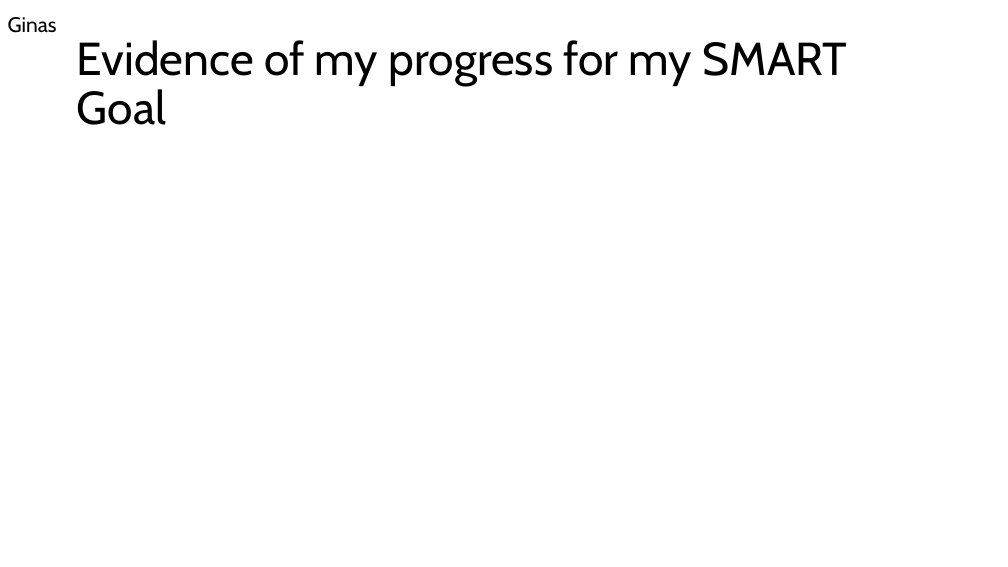
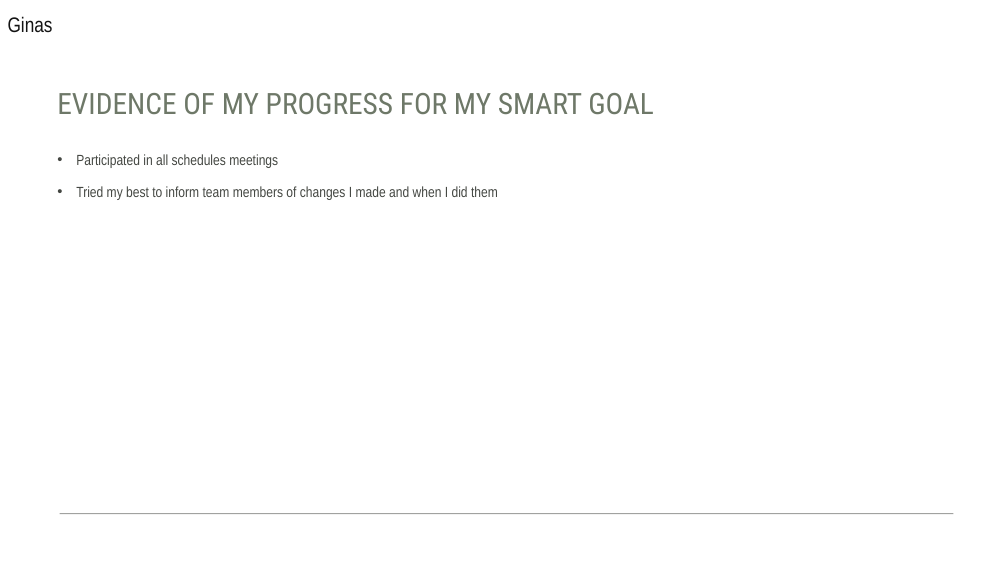
Before and after one commit to ginassadauskas/Project5Group1, a slide deck: slide 4 of peer assessment/interm peer assessment oct 26.pptx. Drawn at 1008x567 pixels with LibreOffice and Linux fonts; fonts in the diff are those of the drawing. Boxes give left, top, right and bottom in pixels: in the first picture for what was removed or moved away, otherwise in the second. Text is boxed around its words. In the diff, an @@ line names an element or a change of style, - is before the commit and + after.

```diff
--- a/peer assessment/interm peer assessment oct 26.pptx
+++ b/peer assessment/interm peer assessment oct 26.pptx
@@ text "Ginas" at [8,16,53,33]: font Cabin to Arial Narrow, text colour #000000 to #131313 @@
@@ title "EVIDENCE OF MY PROGRESS FOR ..." at [57,93,654,114]: vertical alignment middle to bottom @@
@@ title at [57,93,654,114]: text changed; size 44 to 28 pt; font Cabin to Roboto Condensed; text colour #000000 to #6E7868 @@
-Evidence of my progress for my SMART Goal
+EVIDENCE OF MY PROGRESS FOR MY SMART GOAL
@@ text added at [76,154,498,200], 14 pt, text #444742 @@
+• Participated in all schedules meetings
+• Tried my best to inform team members of changes I made and when I did them
@@ line added from (954, 513) to (60, 513), #444742 1 pt @@
```
Also in this commit, not shown: 12 other slides changed, 1 other file.
